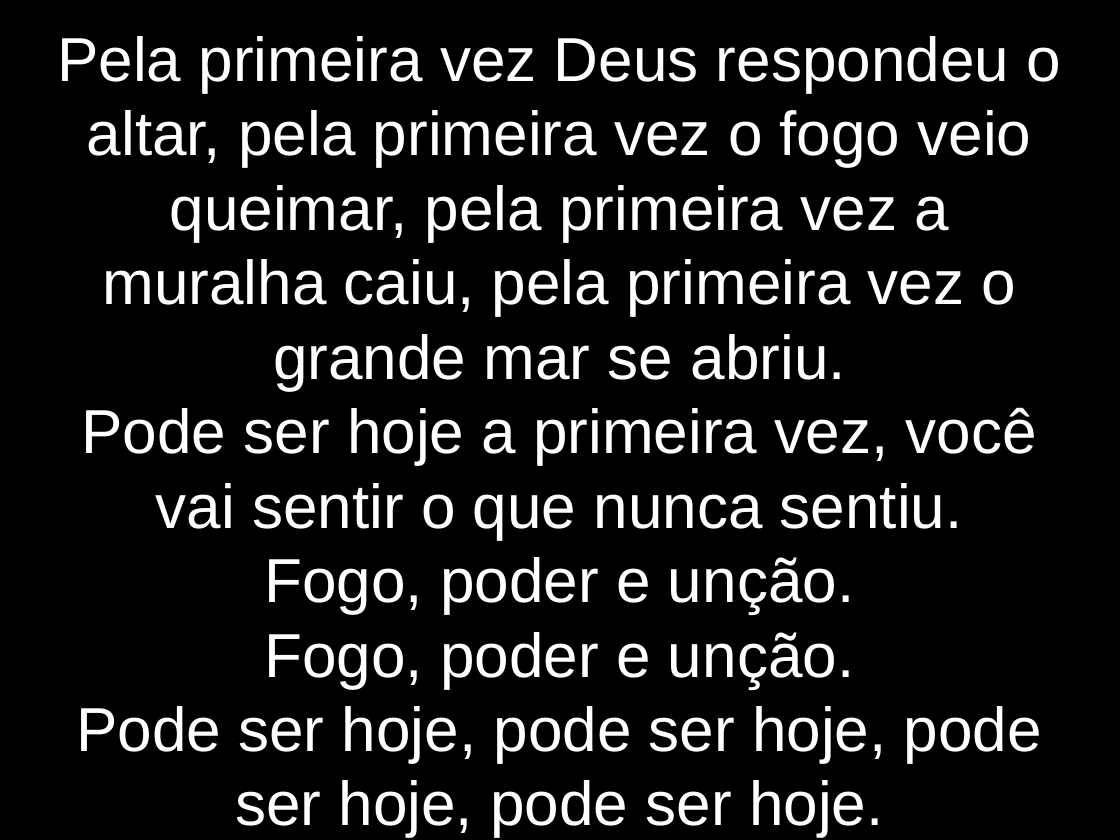
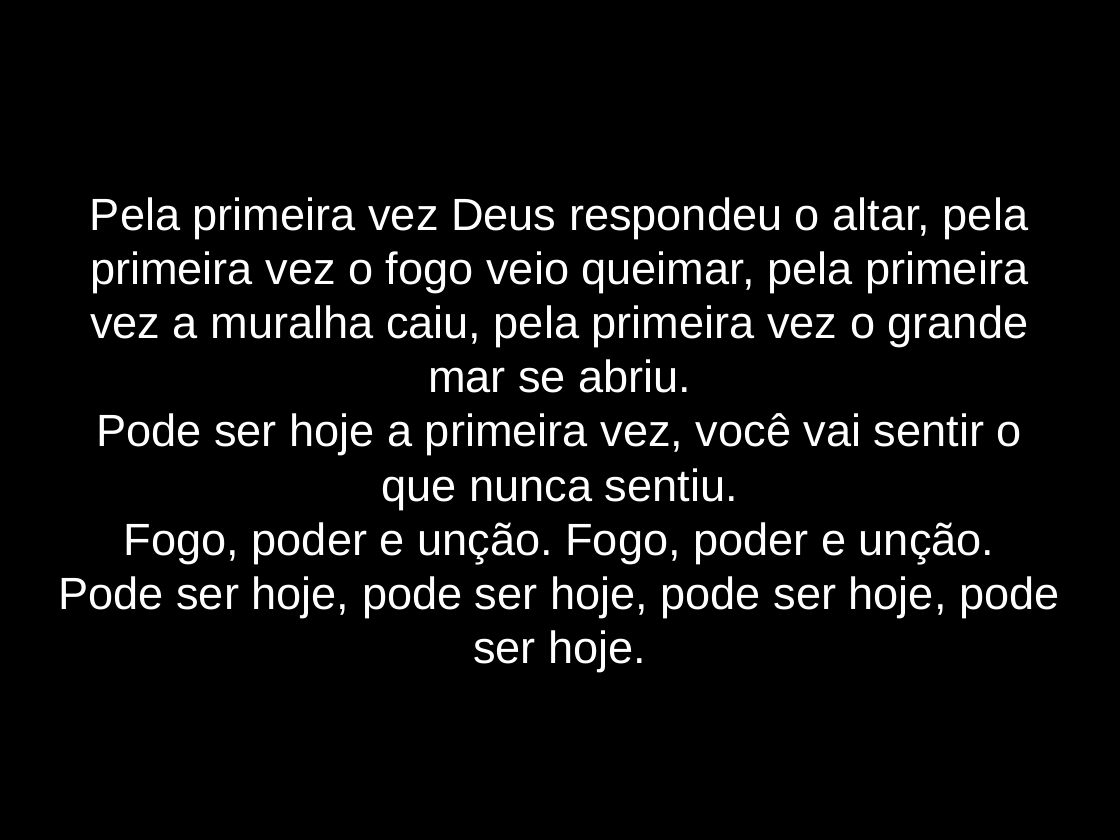
Before and after one commit to lazaroness/ChurchFiles, a slide deck: slide 8 of Elshaday/LetrasApresentacao/EInedito.odp. Drawn at 1120x840 pixels with LibreOffice and Linux fonts; fonts in the diff are those of the drawing. Boxes give left, top, right and bottom in pixels: in the first picture for what was removed or moved away, otherwise in the second. Text is boxed around its words. In the diff, an @@ line names an element or a change of style, - is before the commit and + after.

```diff
--- a/Elshaday/LetrasApresentacao/EInedito.odp
+++ b/Elshaday/LetrasApresentacao/EInedito.odp
@@ subtitle at [59,197,1059,672]: size 44 to 32 pt in "Pela primeira vez Deus respondeu o altar, ...", "Pode ser hoje a primeira vez, você ...", "Pode ser hoje, pode ser hoje, pode ..." @@
@@ subtitle at [124,522,995,563]: text changed; size 44 to 32 pt @@
-Fogo, poder e unção.
-Fogo, poder e unção.
+Fogo, poder e unção. Fogo, poder e unção.
```
Also in this commit, not shown: 10 other slides changed, 1 slide added, 15 other files.
